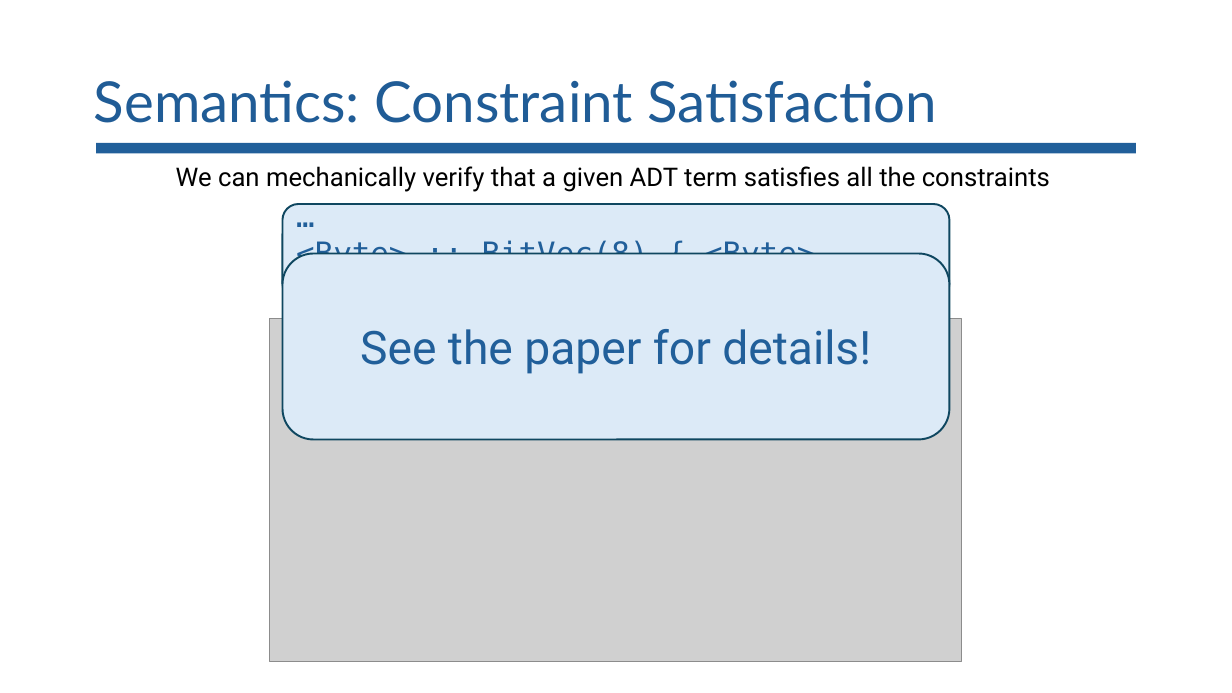
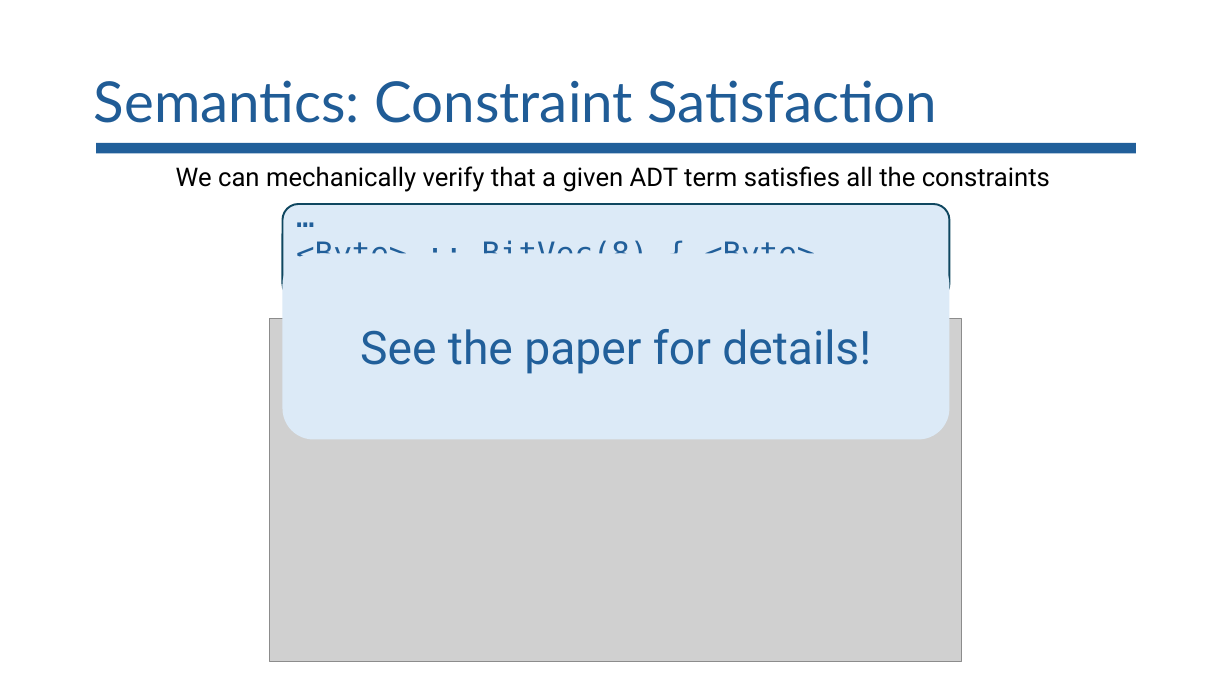
Before and after one commit to lorchrob/goblin_slides, a slide deck: slide 46 of goblin_slides.pptx. Drawn at 1232x693 pixels with LibreOffice and Linux fonts; fonts in the diff are those of the drawing; grey boxes stand for pictures. Boxes give left, top, right and bottom in pixels: in the first picture for what was removed or moved away, otherwise in the second. Text is boxed around its words. In the diff, an @@ line names an element or a change of style, - is before the commit and + after.

```diff
--- a/goblin_slides.pptx
+++ b/goblin_slides.pptx
@@ rounded rectangle "See the paper for details!" at box(283, 253, 950, 439): outline #104760 1.5 pt to none @@
```
Also in this commit, not shown: 2 other slides changed, 1 slide added.
